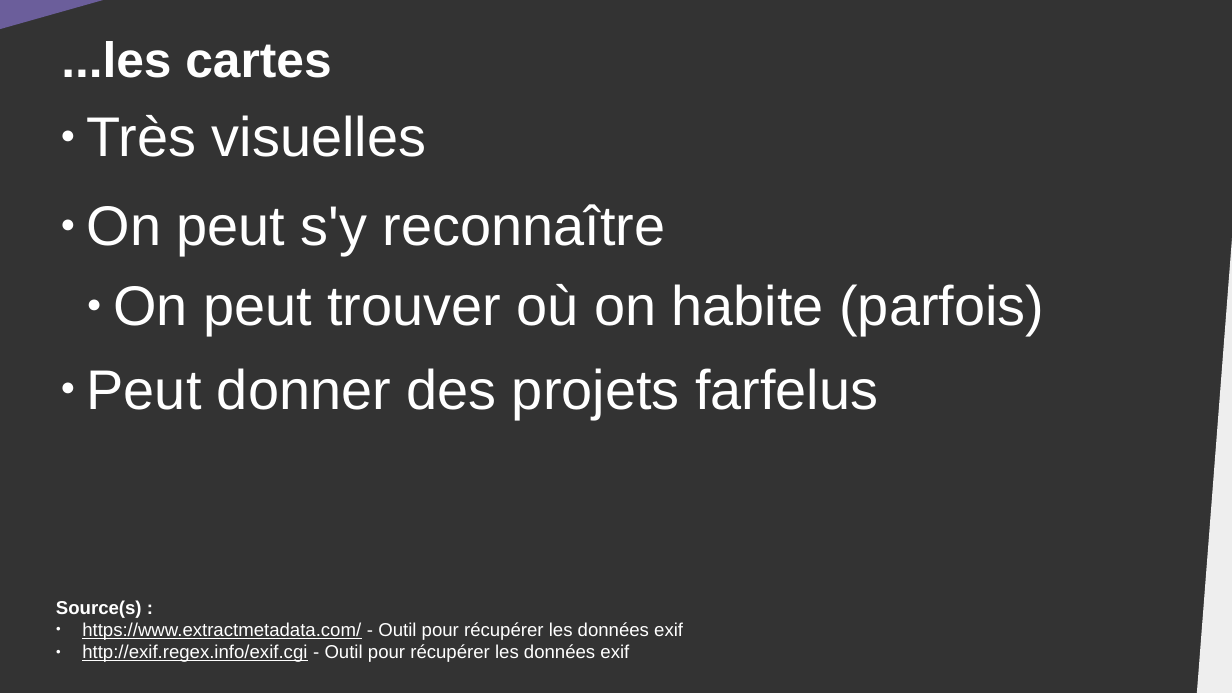
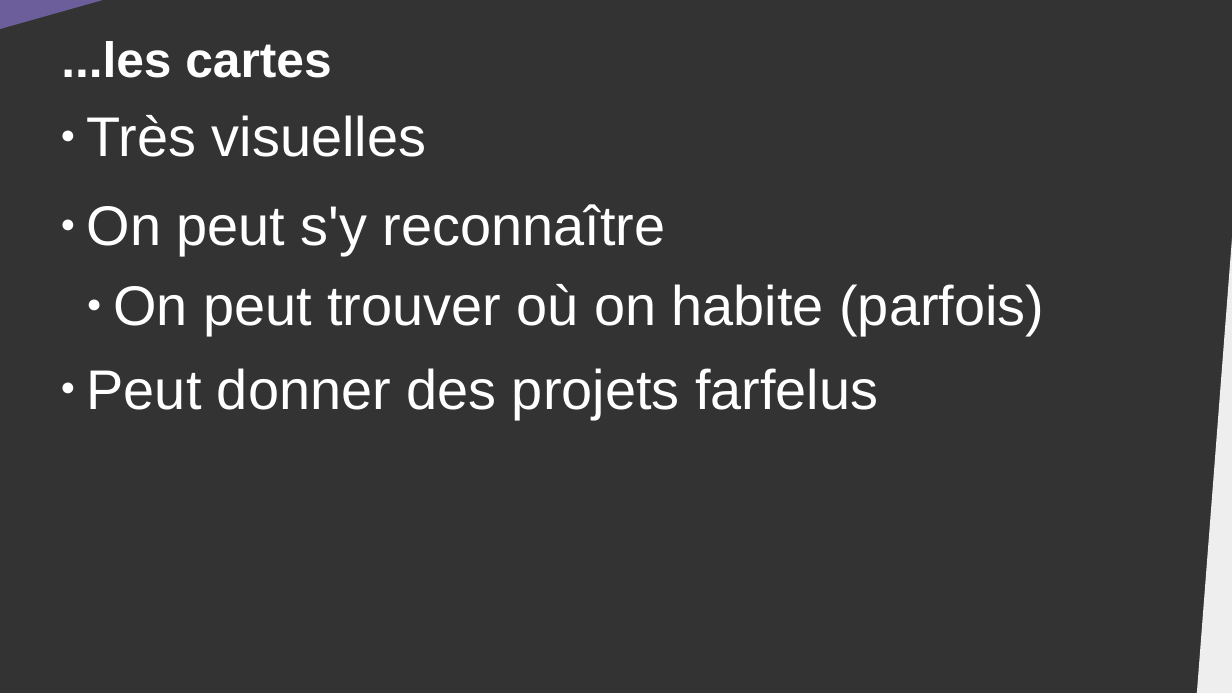
Before and after one commit to DanYellow/cours, a slide deck: slide 6 of data-journalisme-s4/travaux-pratiques/numero-5/presentation.odp. Drawn at 1232x693 pixels with LibreOffice and Linux fonts; fonts in the diff are those of the drawing. Boxes give left, top, right and bottom in pixels: in the first picture for what was removed or moved away, otherwise in the second. Text is boxed around its words. In the diff, an @@ line names an element or a change of style, - is before the commit and + after.

```diff
--- a/data-journalisme-s4/travaux-pratiques/numero-5/presentation.odp
+++ b/data-journalisme-s4/travaux-pratiques/numero-5/presentation.odp
@@ text removed at (56, 600, 683, 662) @@
-Source(s) :
-● https://www.extractmetadata.com/ - Outil pour récupérer les données exif
-● http://exif.regex.info/exif.cgi - Outil pour récupérer les données exif
```
Also in this commit, not shown: 4 other slides changed, 1 other file.
